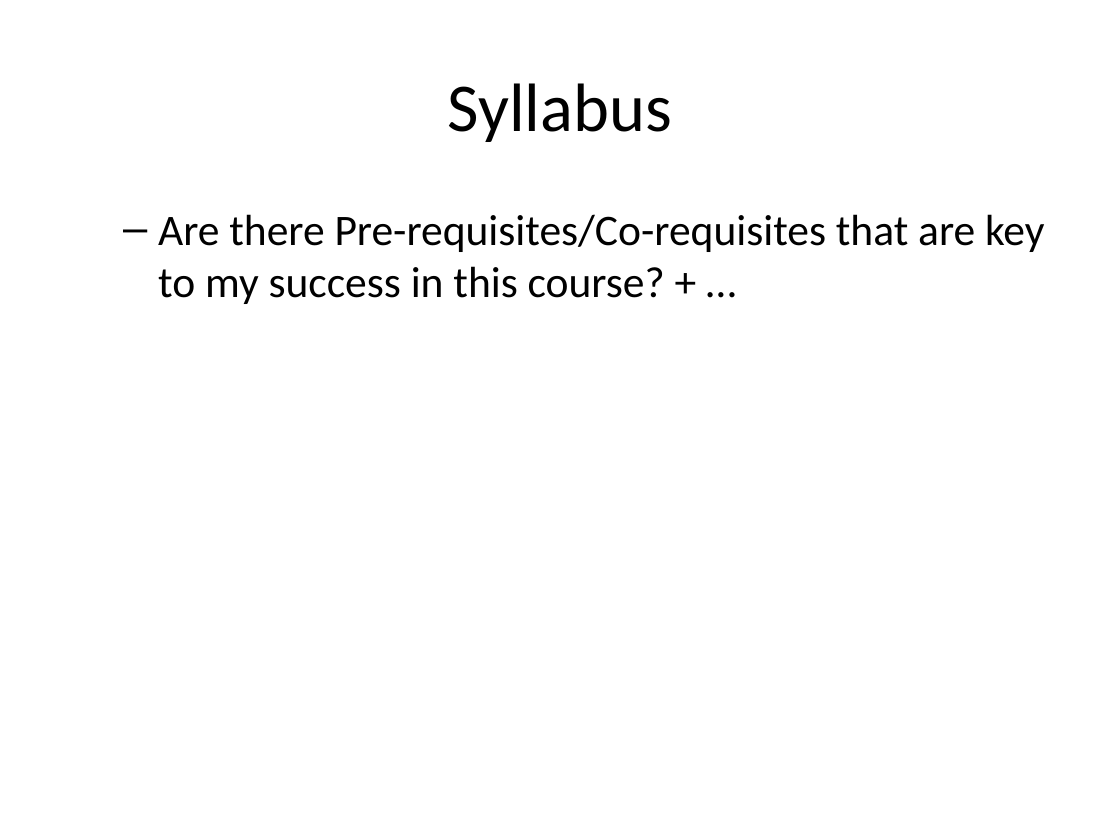
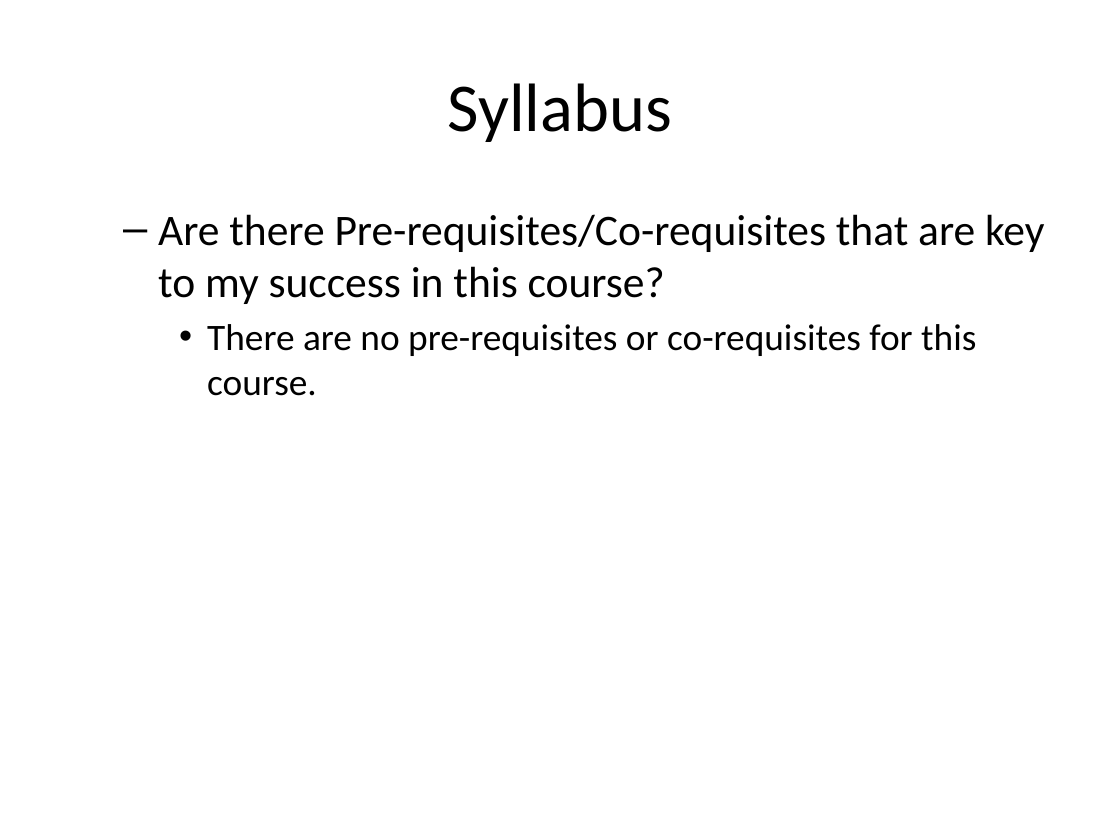
Before and after one commit to pmean/classes, a slide deck: slide 15 of clinical-research-methodology/src/video00-overview.pptx. Drawn at 1120x840 pixels with LibreOffice and Linux fonts; fonts in the diff are those of the drawing. Boxes give left, top, right and bottom in pixels: in the first picture for what was removed or moved away, otherwise in the second. Text is boxed around its words. In the diff, an @@ line names an element or a change of style, - is before the commit and + after.

```diff
--- a/clinical-research-methodology/src/video00-overview.pptx
+++ b/clinical-research-methodology/src/video00-overview.pptx
@@ text at box(158, 214, 1044, 396): text changed @@
-  – Are there Pre-requisites/Co-requisites that are key to my success in this course? + …
+  – Are there Pre-requisites/Co-requisites that are key to my success in this course?
+    • There are no pre-requisites or co-requisites for this course.
```
Also in this commit, not shown: 8 other slides changed, 22 slides added, 1 slide removed, 2 other files.
